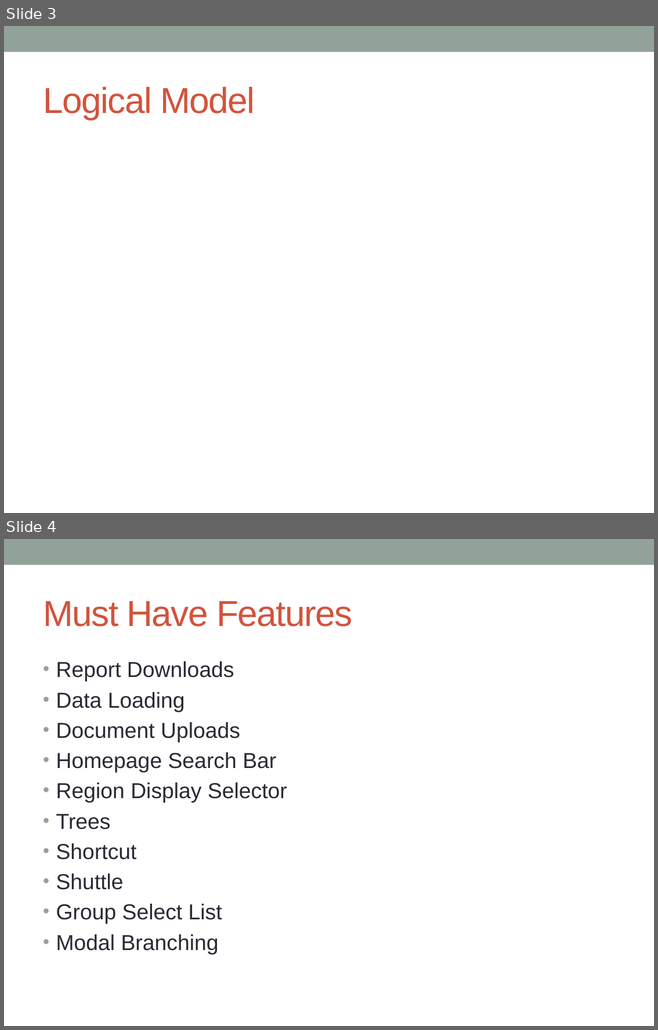
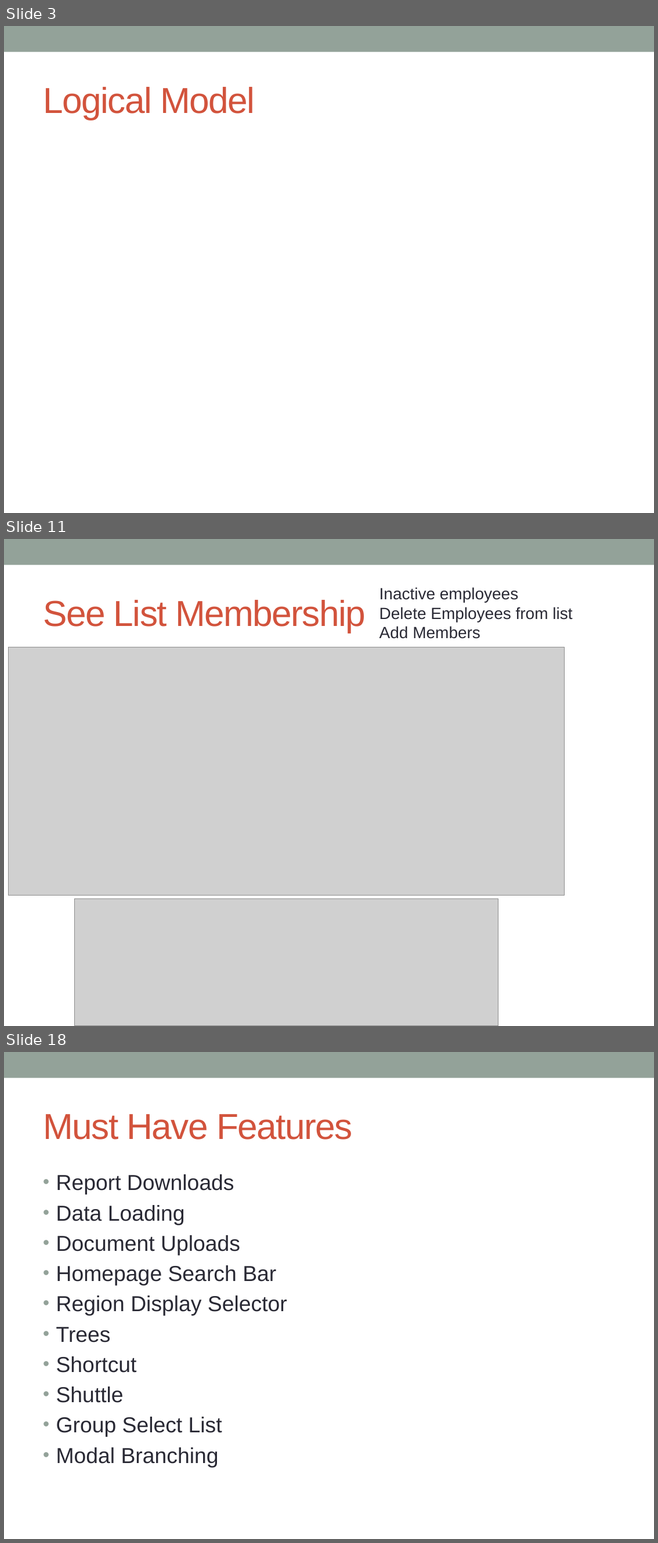
Before and after one commit to cschwendiman/cs347project, a slide deck: project_presentation.pptx. Shown one above the other, each under a label of ours: slides 3 and 4 before the commit, slides 3, 11 and 18 after it; the slides between them are not shown. The pictures are 658x1030 and 658x1543 pixels, drawn with LibreOffice and Linux fonts; fonts in the diff are those of the drawing; grey boxes stand for pictures. Boxes give left, top, right and bottom in pixels: in the first picture for what was removed or moved away, otherwise in the second. Text is boxed around its words. In the diff, an @@ line names an element or a change of style, - is before the commit and + after.

```diff
--- a/project_presentation.pptx
+++ b/project_presentation.pptx
@@ slide 11 added at (4,539,654,1026), background #FFFFFF; not listed: 1 template element that a slide beside it also shows @@
@@ text added at (379,587,572,639), 18 pt, text #292934 @@
+Inactive employees
+Delete Employees from list
+Add Members
@@ title added at (43,600,365,633), 40 pt, text #D2533C @@
+See List Membership
@@ picture added at (9,647,564,896) @@
@@ picture added at (75,899,498,1026) @@
@@ what was slide 4 is now slide 18 @@
```
Also in this commit, not shown: 13 other slides added.
